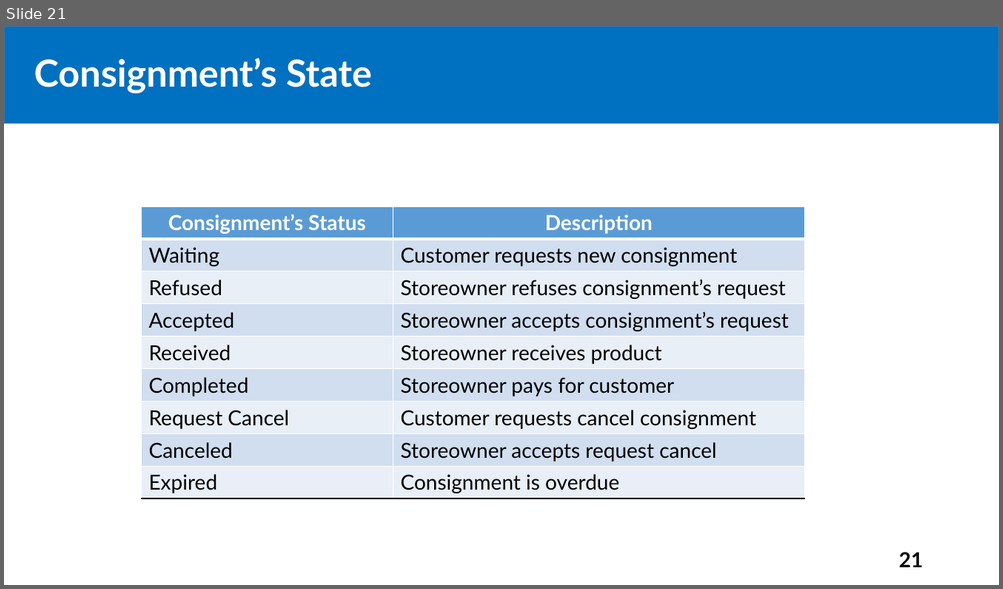
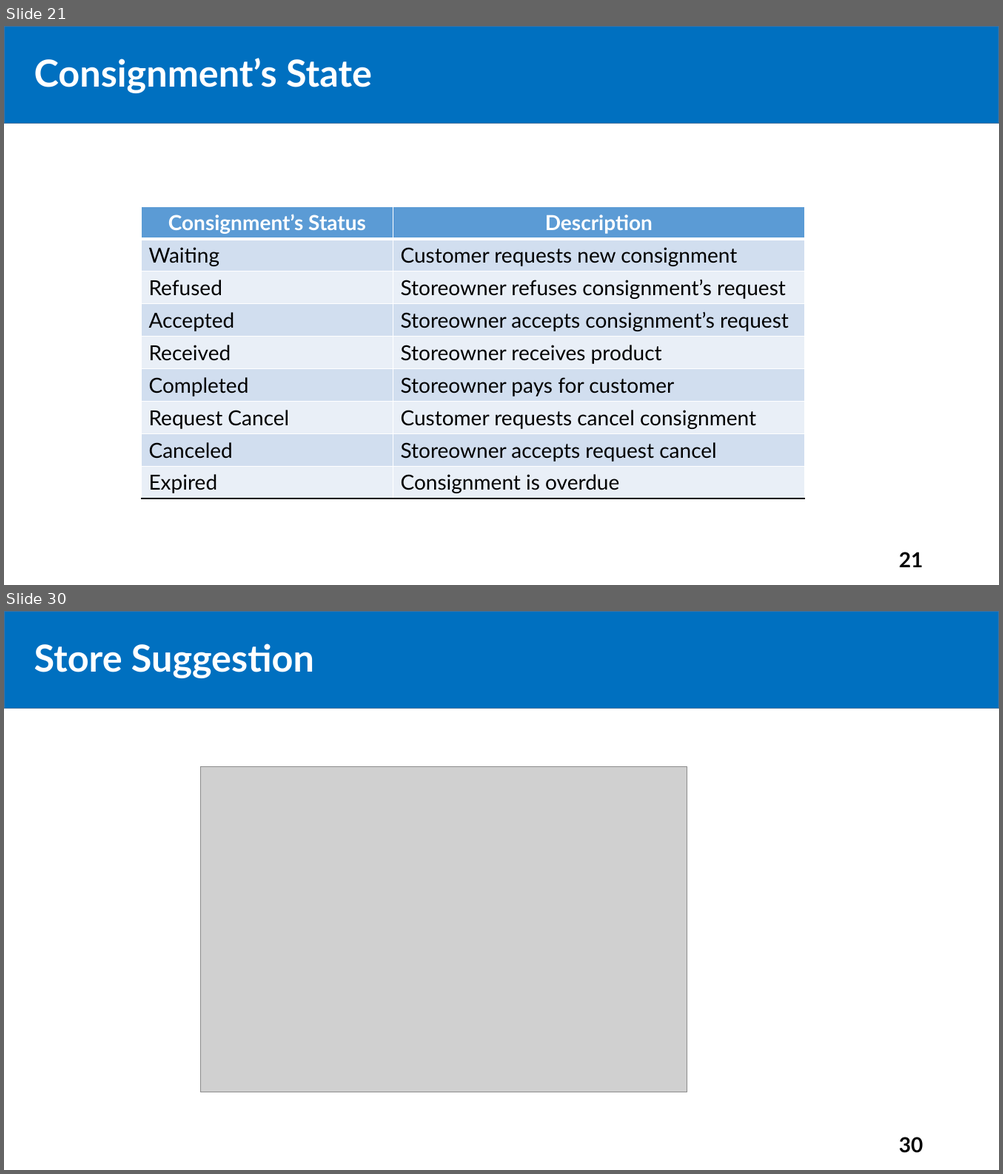
Before and after one commit to tiendan3108/CP, a slide deck: Source/Presentation/PreFinalPresentation.pptx. Shown one above the other, each under a label of ours: slide 21 before the commit, slides 21 and 30 after it; the slides between them are not shown. The pictures are 1003x589 and 1003x1174 pixels, drawn with LibreOffice and Linux fonts; fonts in the diff are those of the drawing; grey boxes stand for pictures. Boxes give left, top, right and bottom in pixels: in the first picture for what was removed or moved away, otherwise in the second. Text is boxed around its words. In the diff, an @@ line names an element or a change of style, - is before the commit and + after.

```diff
--- a/Source/Presentation/PreFinalPresentation.pptx
+++ b/Source/Presentation/PreFinalPresentation.pptx
@@ slide 30 added at box(4, 611, 999, 1170), background #FFFFFF @@
@@ rectangle added at box(4, 611, 999, 708), fill #0070C0, outline #43739E 1 pt @@
@@ text added at box(34, 644, 314, 678), 36 pt, text #FFFFFF, bold @@
+Store Suggestion
@@ title added at box(61, 651, 213, 678), 44 pt, text #FFFFFF, bold @@
+Outline
@@ picture added at box(200, 767, 687, 1093) @@
@@ page number added at box(899, 1137, 923, 1153), 20 pt, text #000000, bold @@
+30
```
Also in this commit, not shown: 1 slide changed, 20 other slides added.
